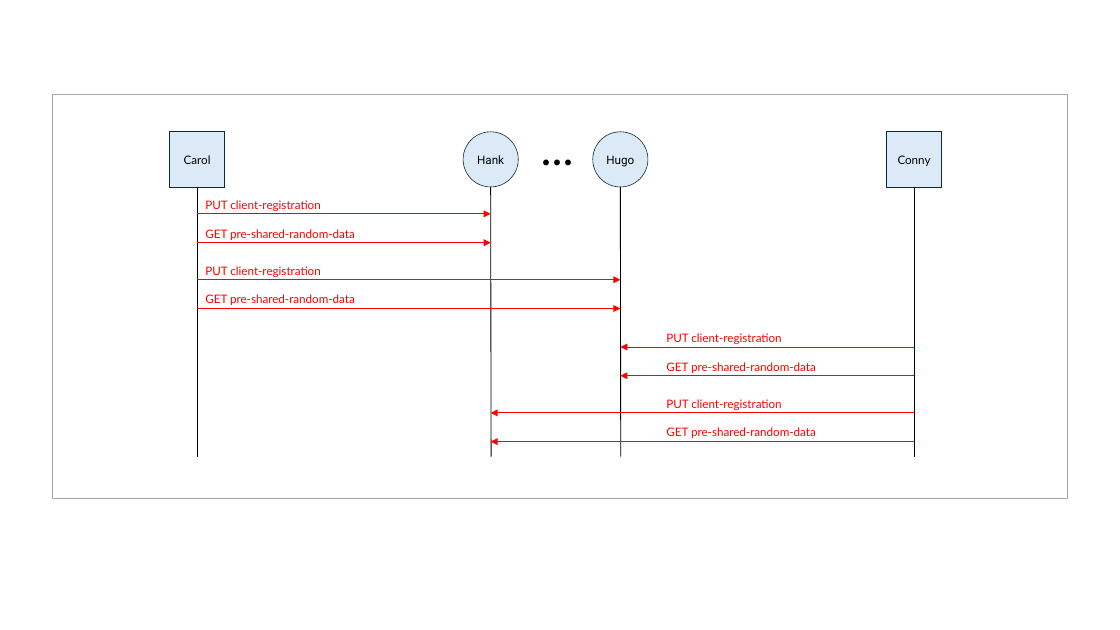
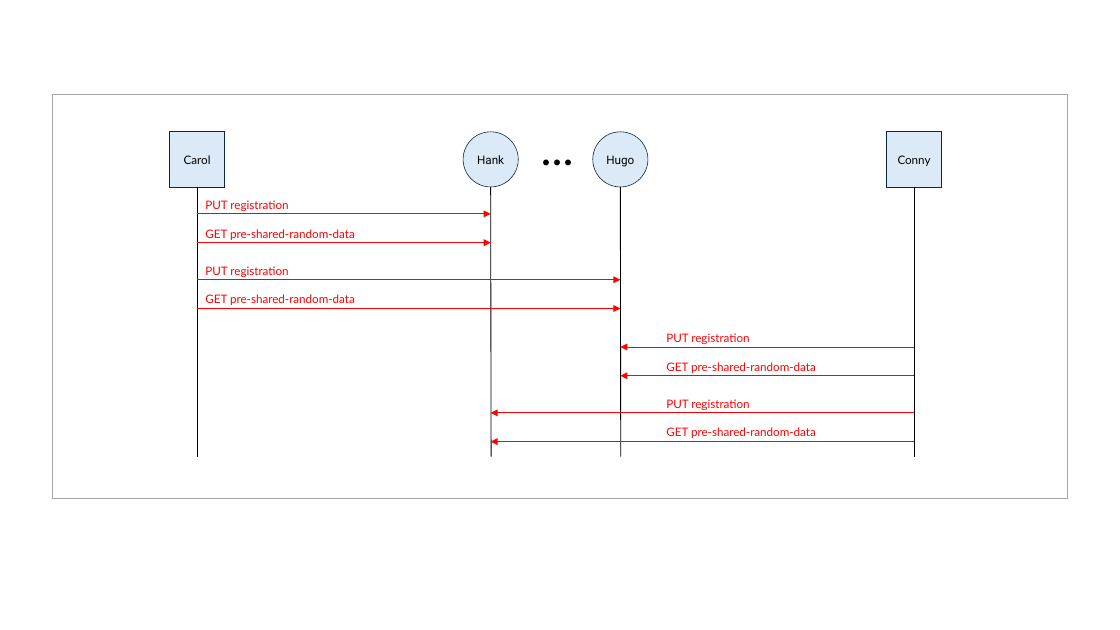
Before and after one commit to brunorijsman/dske-python, a slide deck: slide 2 of docs/figures/figures.pptx. Drawn at 1120x630 pixels with LibreOffice and Linux fonts; fonts in the diff are those of the drawing. Boxes give left, top, right and bottom in pixels: in the first picture for what was removed or moved away, otherwise in the second. Text is boxed around its words. In the diff, an @@ line names an element or a change of style, - is before the commit and + after.

```diff
--- a/docs/figures/figures.pptx
+++ b/docs/figures/figures.pptx
@@ text at bbox=[205, 200, 288, 211]: text changed @@
-PUT client-registration
+PUT registration
@@ text at bbox=[205, 266, 288, 277]: text changed @@
-PUT client-registration
+PUT registration
@@ text at bbox=[666, 333, 749, 344]: text changed @@
-PUT client-registration
+PUT registration
@@ text at bbox=[666, 399, 749, 410]: text changed @@
-PUT client-registration
+PUT registration
```
Also in this commit, not shown: 11 other files.
